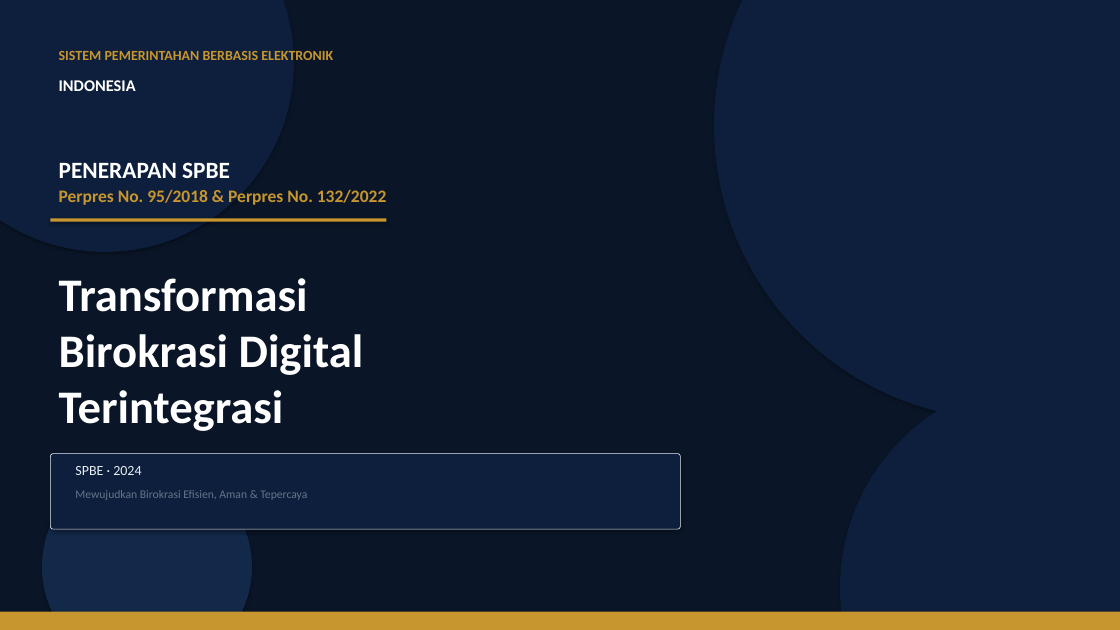
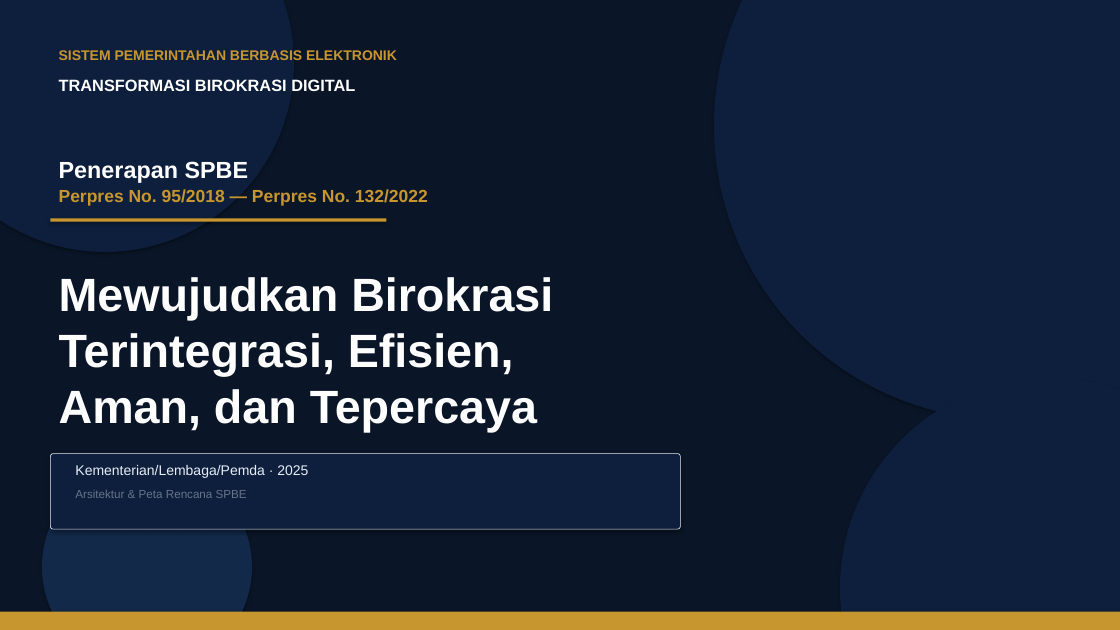
Before and after one commit to rahadiana/coba_ppt, a slide deck: slide 1 of SPBE_Transformasi_Birokrasi.pptx. Drawn at 1120x630 pixels with LibreOffice and Linux fonts; fonts in the diff are those of the drawing. Boxes give left, top, right and bottom in pixels: in the first picture for what was removed or moved away, otherwise in the second. Text is boxed around its words. In the diff, an @@ line names an element or a change of style, - is before the commit and + after.

Commit message:
fix: restore original SPBE presentation from initial commit

```diff
--- a/SPBE_Transformasi_Birokrasi.pptx
+++ b/SPBE_Transformasi_Birokrasi.pptx
@@ text "SISTEM PEMERINTAHAN BERBASIS ELEKTRONIK" at [59, 50, 397, 60]: font Calibri to Arial @@
@@ text at [59, 79, 355, 91]: text changed; font Calibri to Arial @@
-INDONESIA
+TRANSFORMASI BIROKRASI DIGITAL
@@ text at [59, 161, 249, 183]: text changed; font Calibri to Arial @@
-PENERAPAN SPBE
+Penerapan SPBE
@@ text at [59, 189, 428, 206]: text changed; font Calibri to Arial @@
-Perpres No. 95/2018 & Perpres No. 132/2022
+Perpres No. 95/2018 — Perpres No. 132/2022
@@ text at [59, 277, 553, 432]: text changed; font Calibri to Arial @@
-Transformasi
-Birokrasi Digital
-Terintegrasi
+Mewujudkan Birokrasi
+Terintegrasi, Efisien,
+Aman, dan Tepercaya
@@ text at [75, 465, 308, 478]: text changed; font Calibri to Arial @@
-SPBE · 2024
+Kementerian/Lembaga/Pemda · 2025
@@ text at [75, 490, 247, 498]: text changed; font Calibri to Arial @@
-Mewujudkan Birokrasi Efisien, Aman & Tepercaya
+Arsitektur & Peta Rencana SPBE
```
Also in this commit, not shown: 14 other slides changed, 1 slide added, 1 slide removed.
